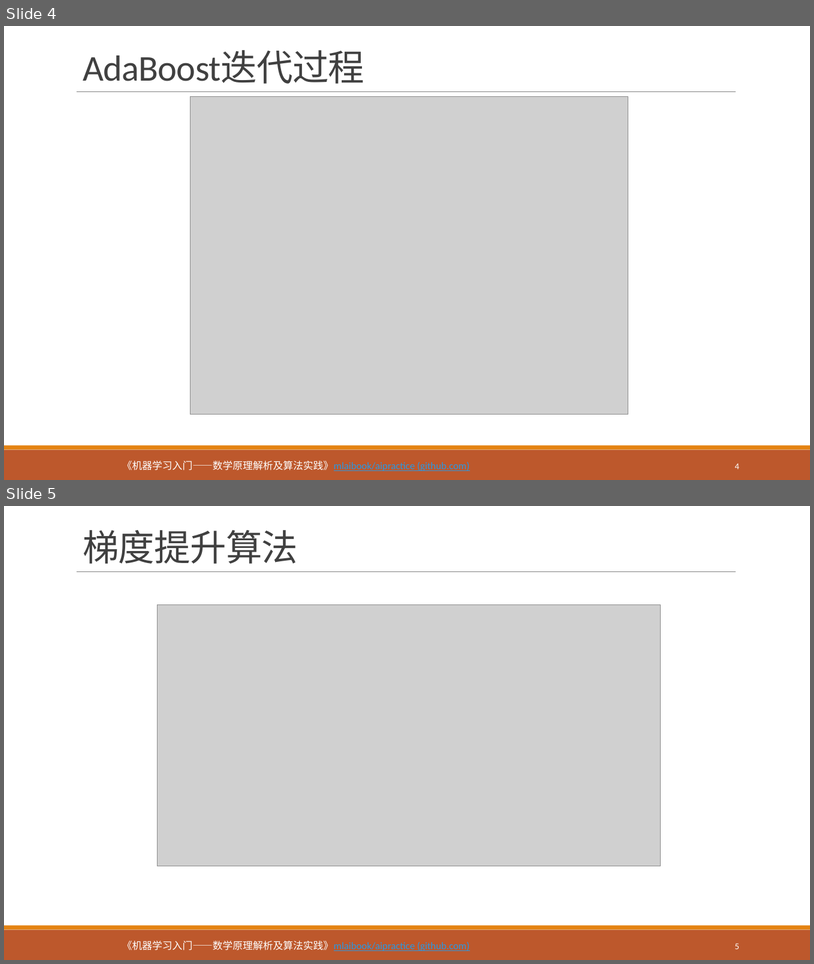
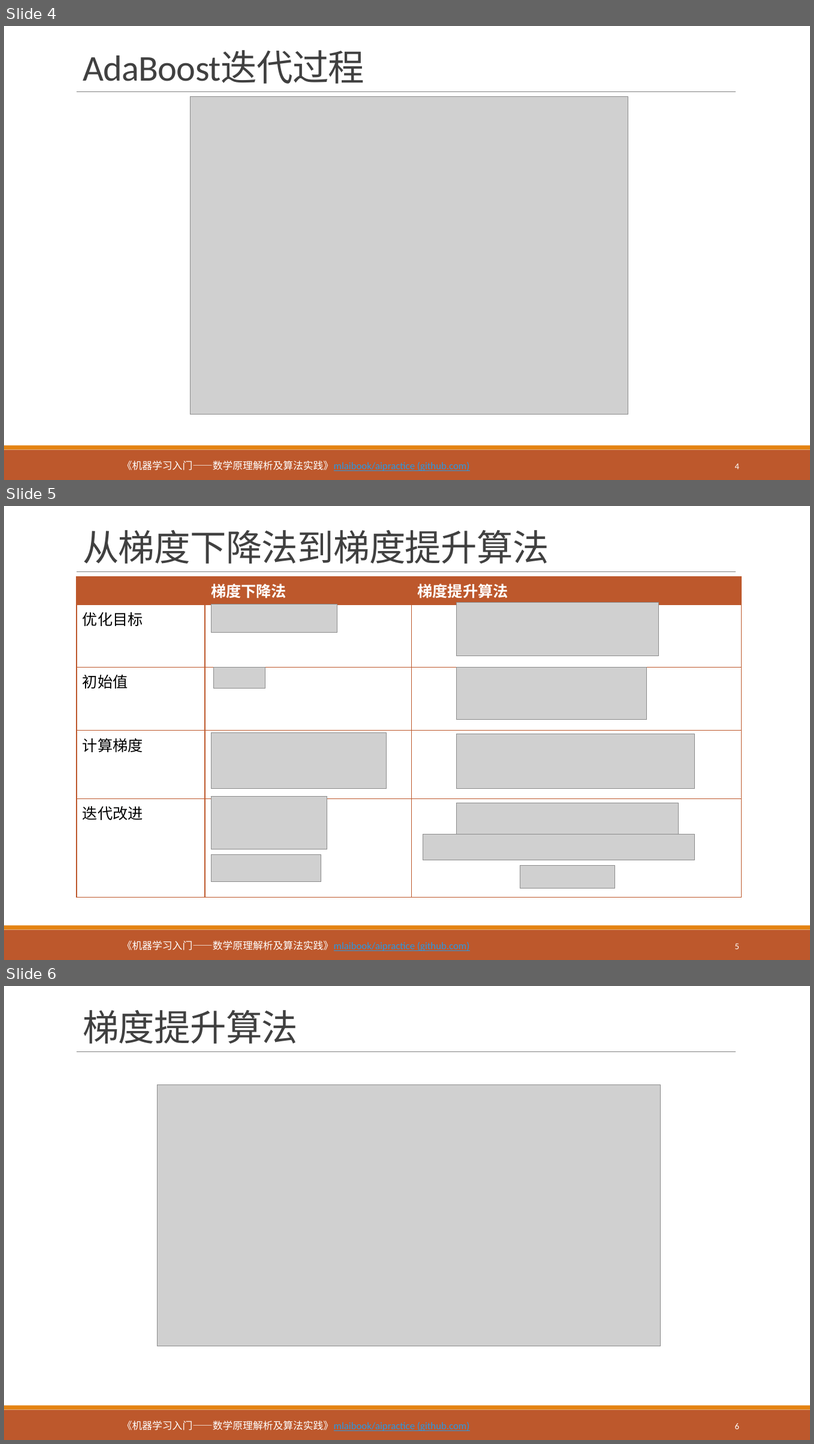
Before and after one commit to mlaibook/mlaibook.github.io, a slide deck: assets/slides/ch7-ensemble.pptx. Shown one above the other, each under a label of ours: slides 4 and 5 before the commit, slides 4, 5 and 6 after it. The pictures are 814x964 and 814x1444 pixels, drawn with LibreOffice and Linux fonts; fonts in the diff are those of the drawing; grey boxes stand for pictures. Boxes give left, top, right and bottom in pixels: in the first picture for what was removed or moved away, otherwise in the second. Text is boxed around its words. In the diff, an @@ line names an element or a change of style, - is before the commit and + after.

Commit message:
Add slide ch8

```diff
--- a/assets/slides/ch7-ensemble.pptx
+++ b/assets/slides/ch7-ensemble.pptx
@@ slide 5 added at [4,506,810,960], background #FFFFFF; not listed: 4 template elements that a slide beside it also shows @@
@@ title added at [83,530,549,564], 43.2 pt, text #404040 @@
+从梯度下降法到梯度提升算法
@@ table added at [77,577,742,894], 5 rows, 3 columns @@
+ | 梯度下降法 | 梯度提升算法
+优化目标 |  | 
+初始值 |  | 
+计算梯度 |  | 
+迭代改进 |  | 
@@ picture added at [212,604,338,633] @@
@@ picture added at [457,603,659,656] @@
@@ picture added at [214,667,266,688] @@
@@ picture added at [457,667,648,720] @@
@@ picture added at [212,733,387,789] @@
@@ picture added at [457,734,695,789] @@
@@ picture added at [212,796,327,850] @@
@@ picture added at [457,802,679,834] @@
@@ picture added at [423,834,695,859] @@
@@ picture added at [212,855,321,881] @@
@@ picture added at [521,865,615,888] @@
@@ page number added at [735,943,740,949], 10.5 pt, text #FFFFFF @@
+5
@@ what was slide 5 is now slide 6 @@
@@ page number at [735,1423,740,1429]: text changed @@
-5
+6
```
Also in this commit, not shown: 1 slide changed, 2 other files.
